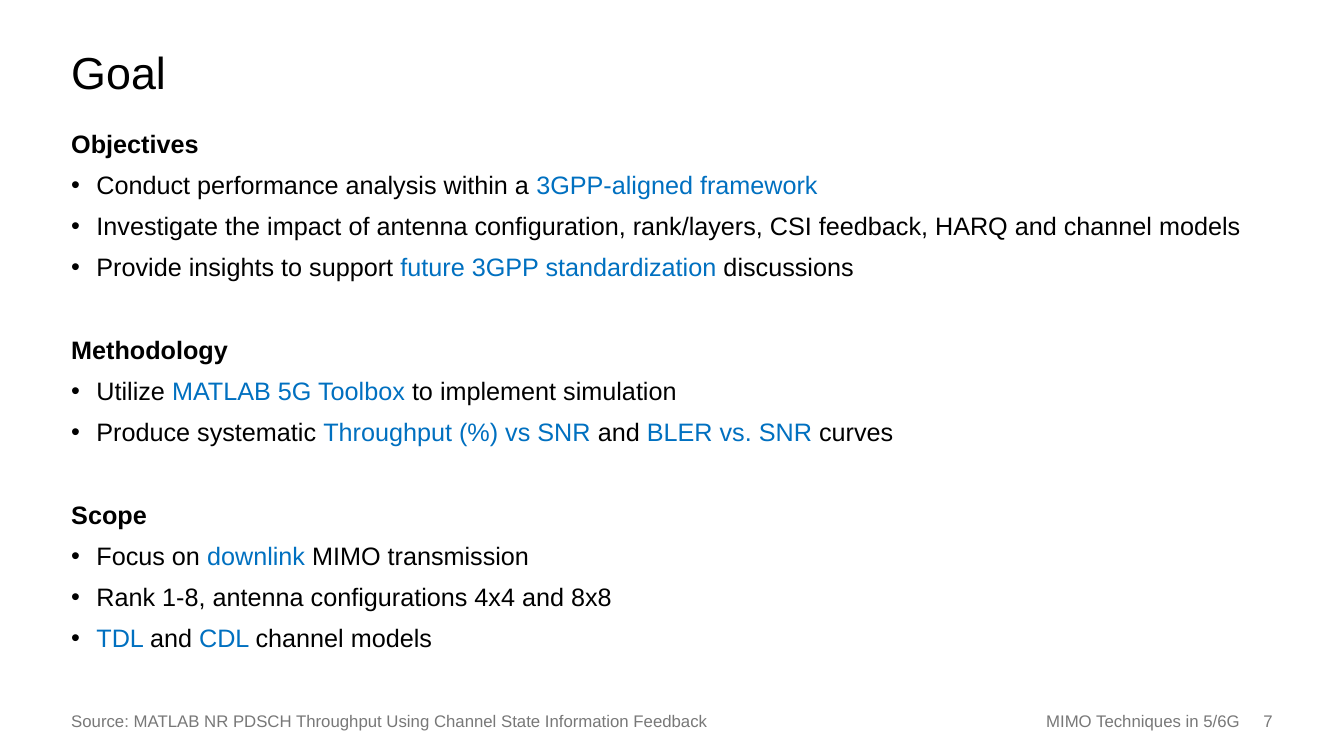
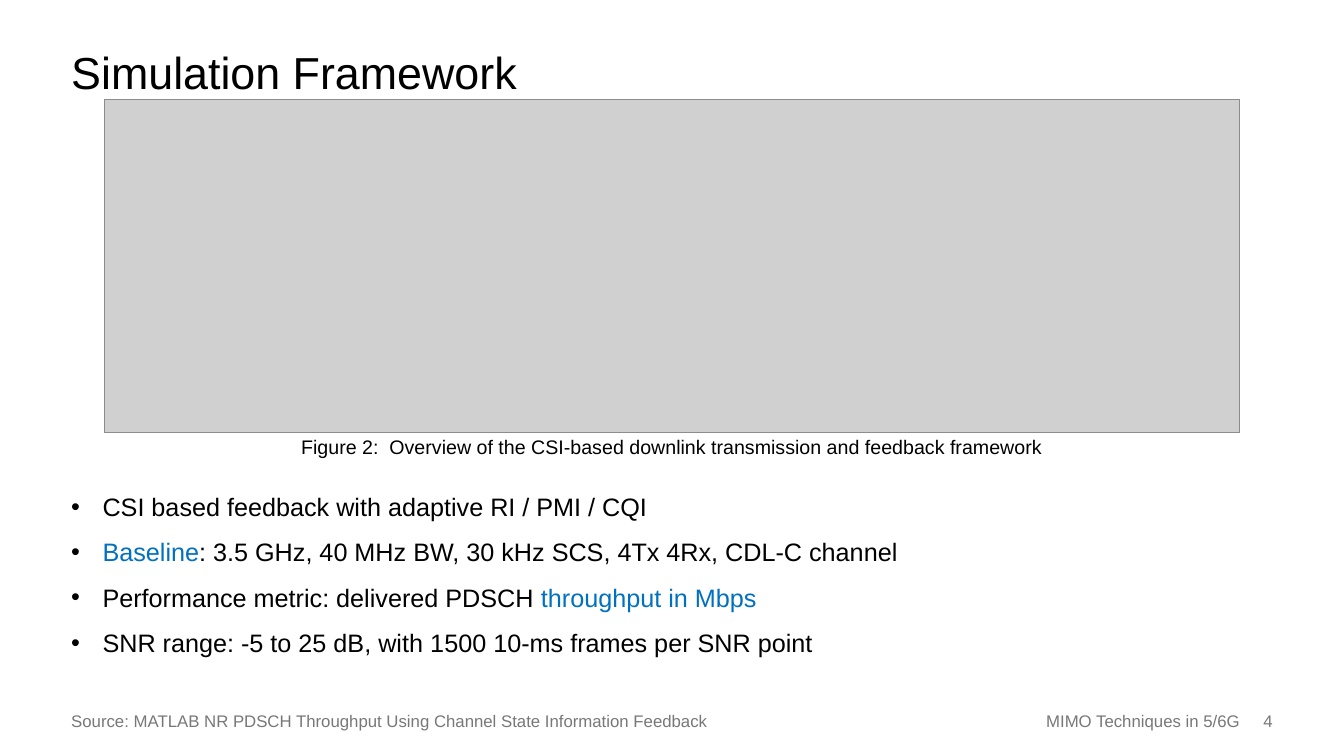
Before and after one commit to Bariumoxid/MIMOTechniques, a slide deck: slide 4 of PPT/Final_PPT/PPT_Final.pptx (slide 7 before the commit). Drawn at 1344x756 pixels with LibreOffice and Linux fonts; fonts in the diff are those of the drawing; grey boxes stand for pictures. Boxes give left, top, right and bottom in pixels: in the first picture for what was removed or moved away, otherwise in the second. Text is boxed around its words. In the diff, an @@ line names an element or a change of style, - is before the commit and + after.

```diff
--- a/PPT/Final_PPT/PPT_Final.pptx
+++ b/PPT/Final_PPT/PPT_Final.pptx
@@ title at box(71, 56, 517, 90): text changed @@
-Goal
+Simulation Framework
@@ picture added at box(104, 99, 1239, 432) @@
@@ text removed at box(71, 134, 1240, 648) @@
-Objectives
-• Conduct performance analysis within a 3GPP-aligned framework
-• Investigate the impact of antenna configuration, rank/layers, CSI feedback, HARQ and channel models
-• Provide insights to support future 3GPP standardization discussions
-Methodology
-• Utilize MATLAB 5G Toolbox to implement simulation
-• Produce systematic Throughput (%) vs SNR and BLER vs. SNR curves
-Scope
-• Focus on downlink MIMO transmission
-• Rank 1-8, antenna configurations 4x4 and 8x8
-• TDL and CDL channel models
@@ text added at box(301, 439, 1042, 458), 14 pt, text #000000 @@
+Figure 2: Overview of the CSI-based downlink transmission and feedback framework
@@ text added at box(103, 497, 897, 658), 18 pt, text #000000 @@
+• CSI based feedback with adaptive RI / PMI / CQI
+• Baseline: 3.5 GHz, 40 MHz BW, 30 kHz SCS, 4Tx 4Rx, CDL-C channel
+• Performance metric: delivered PDSCH throughput in Mbps
+• SNR range: -5 to 25 dB, with 1500 10-ms frames per SNR point
@@ text at box(1046, 715, 1272, 731): text changed @@
-MIMO Techniques in 5/6G 7
+MIMO Techniques in 5/6G 4
```
Also in this commit, not shown: 2 other slides changed, 5 slides added, 6 slides removed.
